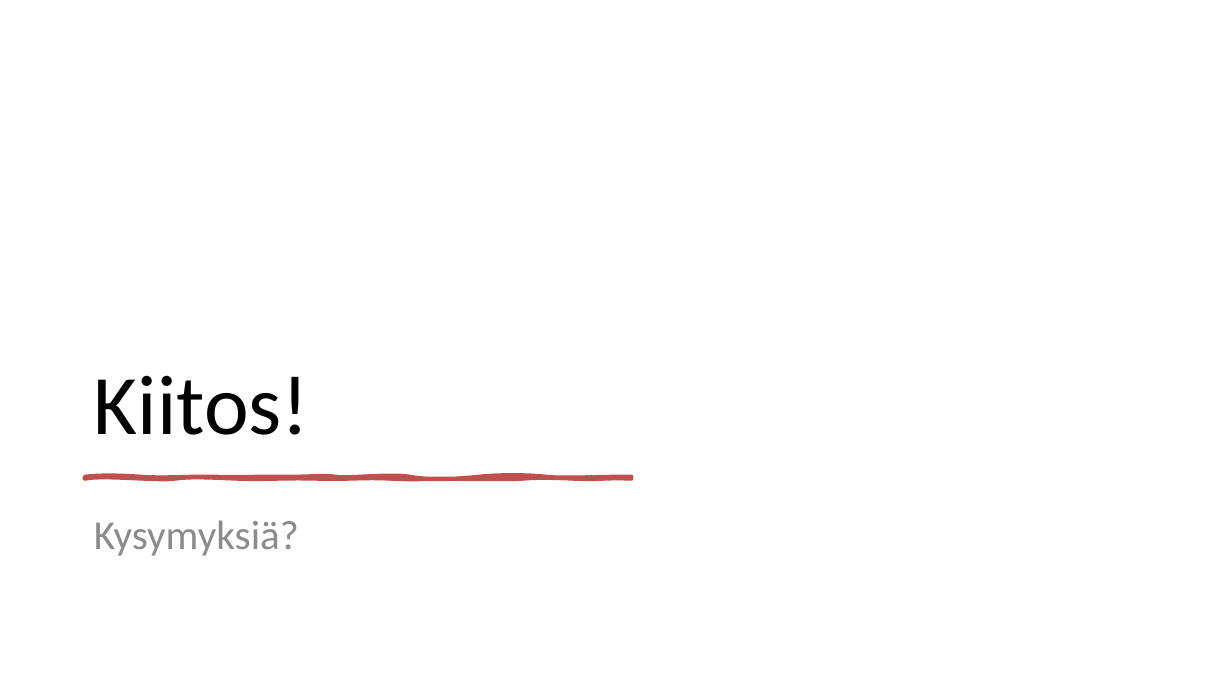
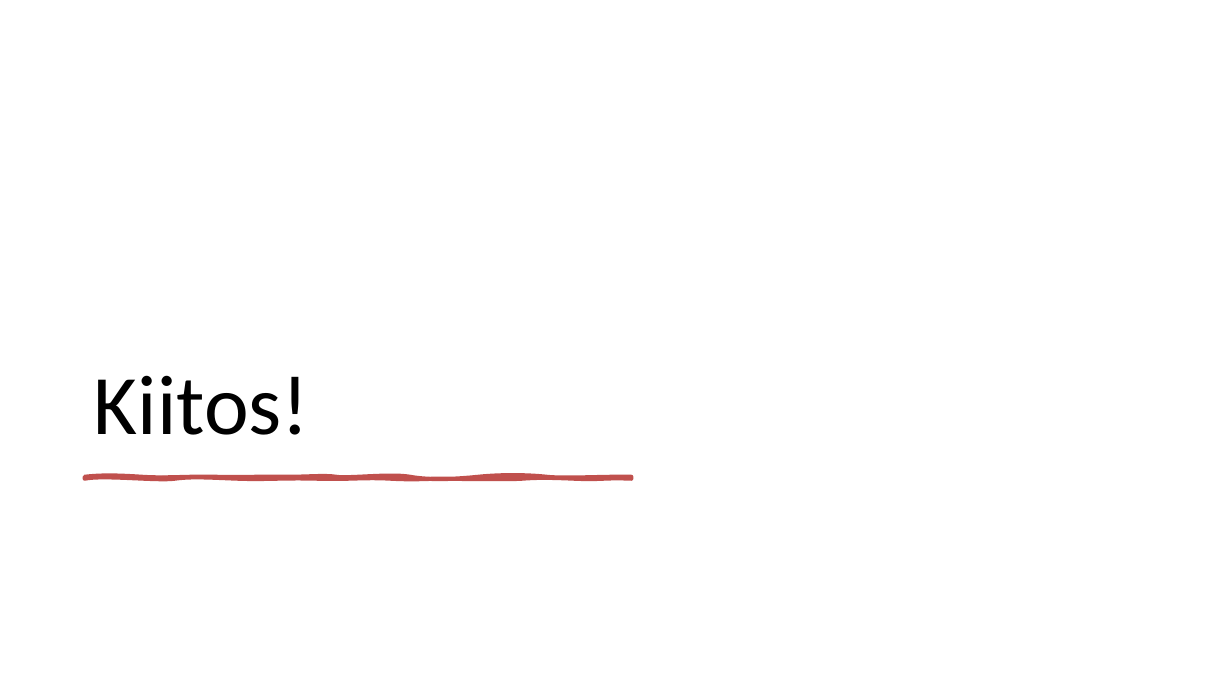
Before and after one commit to jounikivi/aikataulutusassistentti, a slide deck: slide 13 of Älykäs_Aikataulutusassistentti_2025_esitys.pptx. Drawn at 1232x693 pixels with LibreOffice and Linux fonts; fonts in the diff are those of the drawing. Boxes give left, top, right and bottom in pixels: in the first picture for what was removed or moved away, otherwise in the second. Text is boxed around its words. In the diff, an @@ line names an element or a change of style, - is before the commit and + after.

```diff
--- a/Älykäs_Aikataulutusassistentti_2025_esitys.pptx
+++ b/Älykäs_Aikataulutusassistentti_2025_esitys.pptx
@@ subtitle removed at (94,520,299,556) @@
-Kysymyksiä?
```
